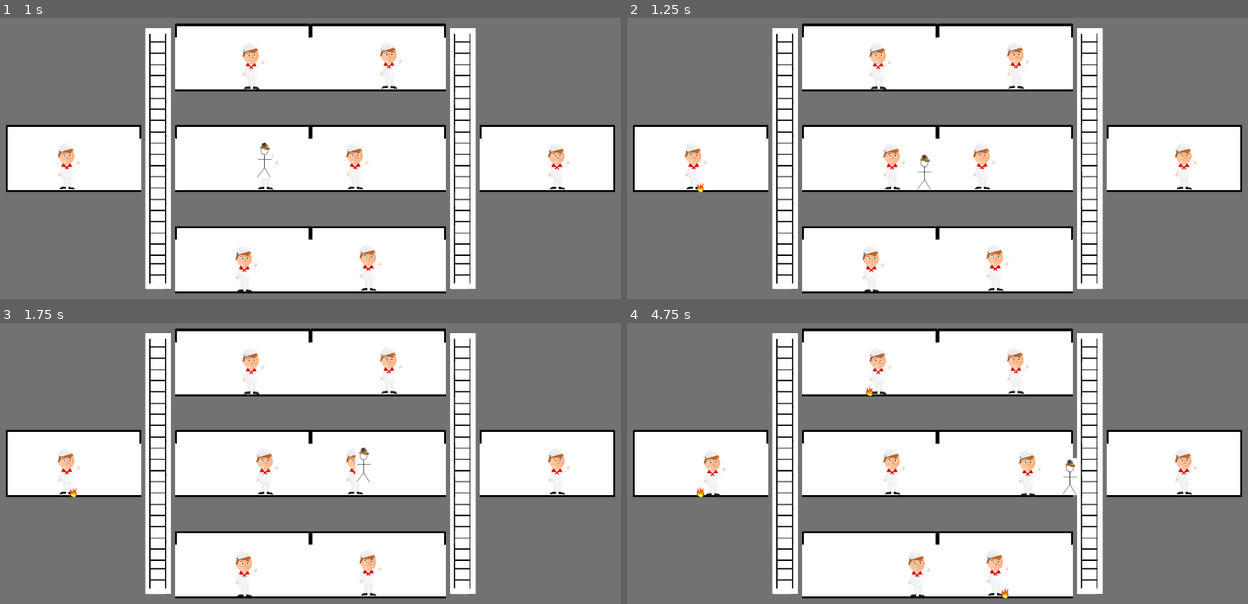
Above: before the commit, frames 1-4 (two rows, left to right).
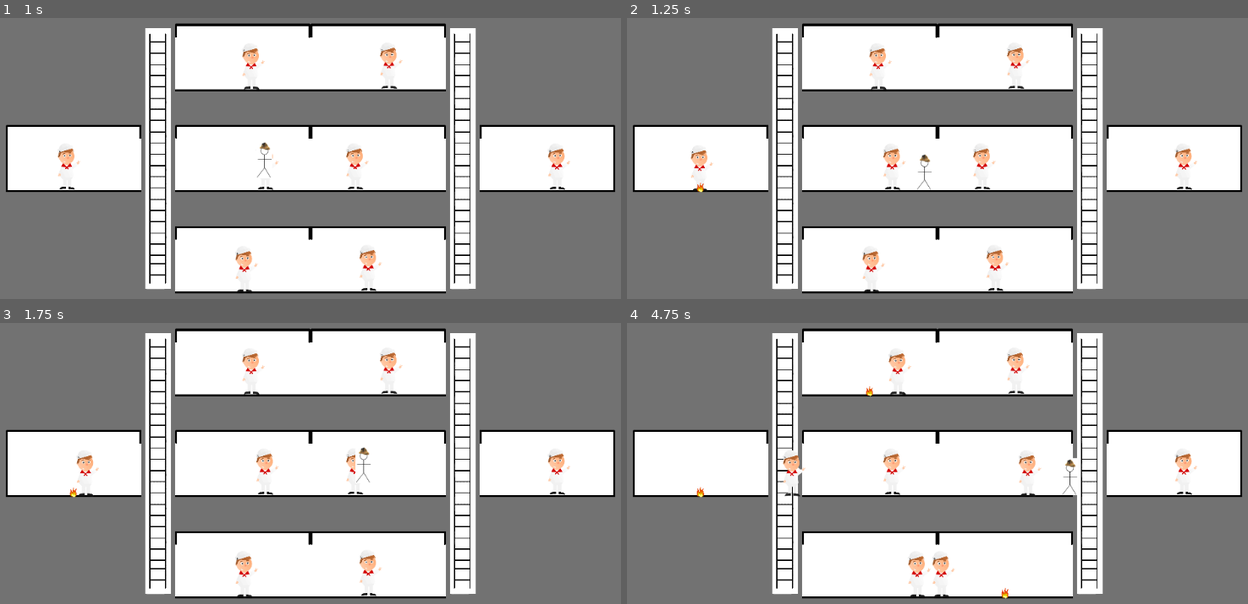
Above: after the commit, the same moments.

Repository: danielcannell/deep-clue-sea
Game: Godot game, scene res://Main.tscn
Two runs of this game, one before a commit and one after it. Both use one fixed random seed, a clock stepped at 60 frames per second and the inputs below.
Inputs (mouse positions are in pixels of both pictures, inside the frame that each line leads up to):
- Up to frame 1 (1 s): tap Enter at 0.5 s; move the mouse to (74, 158) at 0.52 s; hold D (move_right) from 0.53 s (still down); click (74, 158) at 0.67 s; tap Space (jump) at 0.77 s
- Up to frame 2 (1.25 s): keep holding D (move_right)
- Up to frame 3 (1.75 s): keep holding D (move_right); move the mouse to (378, 362) at 1.27 s; click (378, 362) at 1.42 s; tap Space (jump) at 1.52 s
- Up to frame 4 (4.75 s): move the mouse to (1005, 463) at 2.02 s; release D (move_right) at 2.03 s; hold A (move_left) 2.03-2.78 s; click (1005, 463) at 2.17 s; move the mouse to (1005, 564) at 2.77 s; hold D (move_right) 2.78-4.28 s; click (1005, 564) at 2.92 s; tap Space (jump) at 3.02, 3.77, 4.52 s; move the mouse to (869, 362) at 3.52 s; click (869, 362) at 3.67 s; move the mouse to (869, 463) at 4.27 s; hold A (move_left) from 4.28 s (still down); click (869, 463) at 4.42 s

Frame 1 is identical in both runs. In frame 2, 0.2% of the frame differs, in the area x 9-14%, y 46-62%; in frame 3, 0.3%; in frame 4, 1.1%, in the area x 12-62%, y 10-98%.

Commit message:
Merged selecting crewmen properly

Diff:
--- a/crewmen/Crewman.gd
+++ b/crewmen/Crewman.gd
@@ -3,9 +3,11 @@
 # Class consts
 const CREW_SPEED = 200
 const HEALING_RATE = 10
-
+const FIRE_DAMAGE_RATE = 20
+const DROWNING_DAMAGE_RATE = 10
+const FLOODED_MAX_SPEED = 0.25
 # Useful enums and arrays
-enum crew_state {IDLE, MOVING, ACTING, TALKING}
+enum crew_state {IDLE, MOVING, ACTING, TALKING, DEAD}
 enum room_action {PUMPING, HEALING}
 var active_rooms = [
     Globals.Rooms.MedBay,
@@ -45,9 +47,17 @@
 
     # Update the current room
     current_room = sub.containing_room_id(position)
+    hitpoints -= (sub.room(current_room).fire() * FIRE_DAMAGE_RATE * delta)
+    if sub.room(current_room).flooding() > 0.7:
+        hitpoints -= DROWNING_DAMAGE_RATE * delta
+    var current_speed = ((1 - sub.room(current_room).flooding() * FLOODED_MAX_SPEED) * CREW_SPEED)
+
+    if hitpoints <= 0:
+        state = crew_state.DEAD
 
     # Act based on current state
     match state:
+
         crew_state.MOVING:
             idle_time = 0.0
             # Get a vector towards destination
@@ -58,14 +68,14 @@
                 state = crew_state.ACTING
 
             # We're close to destination. Move the whole vector distance.
-            elif mov_vect.length() <= (CREW_SPEED * delta):
+            elif mov_vect.length() <= (current_speed * delta):
                 position.x += mov_vect.x
                 position.y += mov_vect.y
 
             # Move the direction of the vector, as far as we can.
             else:
-                position.x += (mov_vect.normalized() * CREW_SPEED * delta).x
-                position.y += (mov_vect.normalized() * CREW_SPEED * delta).y
+                position.x += (mov_vect.normalized() * current_speed * delta).x
+                position.y += (mov_vect.normalized() * current_speed * delta).y
 
         # Handle the possible states of the current room
         crew_state.ACTING:
@@ -107,7 +117,7 @@
             # Go to MedBay if injured
             if hitpoints < 100:
                 idle_time = 0.0
-                destination = get_random_pos_in_room(sub.room(Globals.Rooms.Medbay))
+                destination = get_random_pos_in_room(sub.room(Globals.Rooms.MedBay))
                 state = crew_state.MOVING
 
             # Otherwise, wait for a random short time, then go to random room
@@ -121,6 +131,9 @@
                         destination = get_random_pos_in_room(sub.room(Globals.ROOMS_LIST[randi() % 8]))
                         state = crew_state.MOVING
 
+        crew_state.DEAD:
+            hitpoints = 0
+
 func select():
     selected = true
     get_node("Line2D").set_default_color(Color(0.2, 1.0, 0.2, 1.0))
